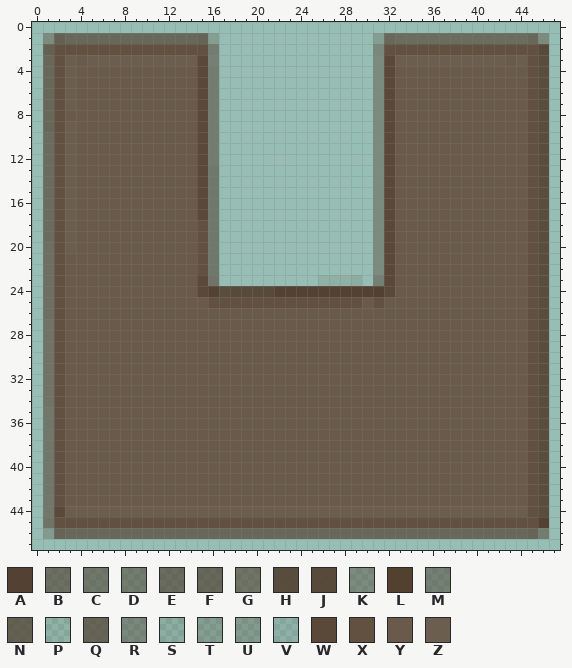
Pixel-art sprite -- Assets/Texture/block3.png. The picture above is the old version.
The file is 48x48 pixels. Pixels under 10% opacity are left out. Colours within 5 levels of each other are drawn and written as one.
Palette (. is transparent): A #503d2ef5  B #513e2d9d  C #513e2e8b  D #51402e84  E #513e2fa4  F #523e2eac  G #523e2f93  H #52402fe3  J #524030eb  K #53402f68  L #534130  M #523f317d  N #524131bd  P #55422f1b  Q #534031b6  R #54423270  S #55403224  T #55423242  U #5544334b  V #5846351d  W #5a4839  X #625040  Y #695a4b  Z #6b5c4df9
Pixels before, first column x 1:
 1 KNFFFFFFFFFFFFQT..............TFEEEEEEEEEEEEFK
 2 NXXXXXXXXXXXXXXD..............RXXXXXXXXXXXXXXJ
 3 FXZYZZZZZZZZZZWM..............KWZZZZZZZZZZYZXH
 4 FXZYYYYYYYYYYYWD..............KWYYYYYYYYYYYYXH
 5 FXZYYYYYYYYYYYWD..............KWYYYYYYYYYYYYXH
 6 FXZYYYYYYYYYYYWD..............KWYYYYYYYYYYYYXH
 7 FXZYYYYYYYYYYYWD..............KWYYYYYYYYYYYYXH
 8 FXYYYYYYYYYYYYWD..............KWYYYYYYYYYYYYXH
 9 FXZYYYYYYYYYYYWD..............KWYYYYYYYYYYYYXH
10 EXZYYYYYYYYYYYWD..............KWYYYYYYYYYYYYXH
11 EXZYYYYYYYYYYYWD..............KWYYYYYYYYYYYYXH
12 EXZYYYYYYYYYYYWD..............KWYYYYYYYYYYYYXH
13 EXZYYYYYYYYYYYWC..............KWYYYYYYYYYYYYXH
14 EXZYYYYYYYYYYYWC..............KWYYYYYYYYYYYYXH
15 EXZYYYYYYYYYYYWC..............KWYYYYYYYYYYYYXH
16 EXZYYYYYYYYYYYWC..............KWYYYYYYYYYYYYXH
17 EXZYYYYYYYYYYYWC..............KWYYYYYYYYYYYYXH
18 EXZYYYYYYYYYYYXC..............KWYYYYYYYYYYYYXH
19 EXZYYYYYYYYYYYXC..............KWYYYYYYYYYYYYXH
20 BXZYYYYYYYYYYYXC..............KWYYYYYYYYYYYYXH
21 BXYYYYYYYYYYYYXC..............KWYYYYYYYYYYYYXH
22 BXYYYYYYYYYYYYXC..............KWYYYYYYYYYYYYXH
23 BXYYYYYYYYYYYYWG.........PVPS.MWYYYYYYYYYYYYXH
24 BXYYYYYYYYYYYYWAHJJJJAAAAAAAAALWYYYYYYYYYYYYXH
25 BXYYYYYYYYYYYYYXXXXXXXXXXXXXXYXYYYYYYYYYYYYYXH
26 BXYYYYYYYYYYYYYYYYYYYYYYYYYYYYYYYYYYYYYYYYYYXH
27 GXYYYYYYYYYYYYYYYYYYYYYYYYYYYYYYYYYYYYYYYYYYXH
28 GXYYYYYYYYYYYYYYYYYYYYYYYYYYYYYYYYYYYYYYYYYYXH
29 GXYYYYYYYYYYYYYYYYYYYYYYYYYYYYYYYYYYYYYYYYYYXH
30 GXYYYYYYYYYYYYYYYYYYYYYYYYYYYYYYYYYYYYYYYYYYXH
31 GXYYYYYYYYYYYYYYYYYYYYYYYYYYYYYYYYYYYYYYYYYYXH
32 GXYYYYYYYYYYYYYYYYYYYYYYYYYYYYYYYYYYYYYYYYYYXH
33 GXYYYYYYYYYYYYYYYYYYYYYYYYYYYYYYYYYYYYYYYYYYXH
34 GXYYYYYYYYYYYYYYYYYYYYYYYYYYYYYYYYYYYYYYYYYYXH
35 CXYYYYYYYYYYYYYYYYYYYYYYYYYYYYYYYYYYYYYYYYYYXH
36 CXYYYYYYYYYYYYYYYYYYYYYYYYYYYYYYYYYYYYYYYYYYXH
37 CXYYYYYYYYYYYYYYYYYYYYYYYYYYYYYYYYYYYYYYYYYYXH
38 CXYYYYYYYYYYYYYYYYYYYYYYYYYYYYYYYYYYYYYYYYYYXH
39 CXYYYYYYYYYYYYYYYYYYYYYYYYYYYYYYYYYYYYYYYYYYXH
40 CXYYYYYYYYYYYYYYYYYYYYYYYYYYYYYYYYYYYYYYYYYYXH
41 CXYYYYYYYYYYYYYYYYYYYYYYYYYYYYYYYYYYYYYYYYYYXH
42 CXYYYYYYYYYYYYYYYYYYYYYYYYYYYYYYYYYYYYYYYYYYXH
43 CXYYYYYYYYYYYYYYYYYYYYYYYYYYYYYYYYYYYYYYYYYYXH
44 CWZZZZZZZZZZZZZZZZZZZZZZZZZZZZZZZZZZZZZZZZZZXH
45 GXXXXXXXXXXXXXXXXXXXXXXXXXXXXXXXXXXXXXXXXXXXXA
46 UQFFFFFFFFFFFFFFFFFFFFFFFFFFFFFFFFFFFFFFFFFFQD
After the commit:
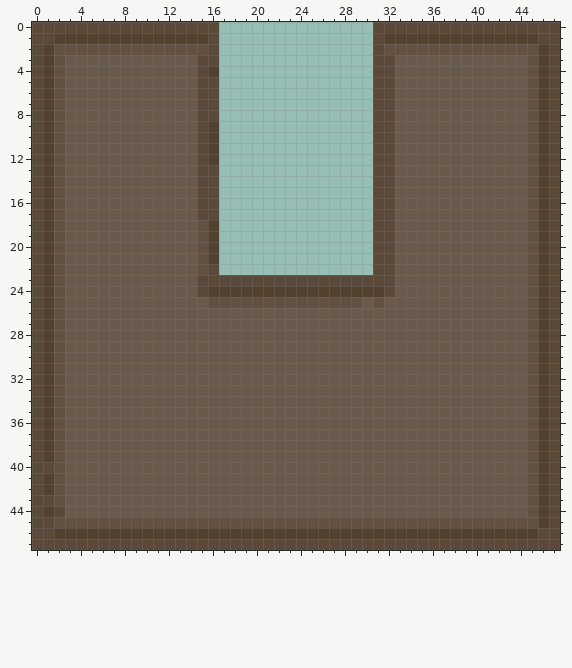
Diff:
Changed rows in their new state; - is an unchanged pixel.
first column x 0:
 0 WWWWWWWWWWWWWWWWW--------------WWWWWWWWWWWWWWWWW
 1 WWLLLLLLLLLLLLLLW--------------WLLLLLLLLLLLLLLWW
 2 WL--------------W--------------W--------------LW
 3 WL-Y-YYYYYYYYYY-W--------------W-YYYYYYYYYY-Y-LW
 4 WL-Y------------L--------------W--------------LW
 5 WL-Y------------W--------------W--------------LW
 6 WL-Y------------W--------------W--------------LW
 7 WL-Y------------W--------------W--------------LW
 8 WL--------------W--------------W--------------LW
 9 WL-Y------------L--------------W--------------LW
10 WL-Y------------L--------------W--------------LW
11 WL-Y------------L--------------W--------------LW
12 WL-Y------------L--------------W--------------LW
13 WL-Y------------W--------------W--------------LW
14 WL-Y------------W--------------W--------------LW
15 WL-Y------------W--------------W--------------LW
16 WL-Y------------W--------------W--------------LW
17 WL-Y------------W--------------W--------------LW
18 WL-Y------------L--------------W--------------LW
19 WL-Y------------L--------------W--------------LW
20 WL-Y------------L--------------W--------------LW
21 WL--------------L--------------W--------------LW
22 WL--------------W--------------W--------------LW
23 WL--------------WWWWWWWWWWWWWWWW--------------LW
24 WL--------------LLLLLLLLLLLLLLL---------------LW
25 WL--------------------------------------------LW
26 WL--------------------------------------------LW
27 WL--------------------------------------------LW
28 WL--------------------------------------------LW
29 WL--------------------------------------------LW
30 WL--------------------------------------------LW
31 WL--------------------------------------------LW
32 WL--------------------------------------------LW
33 WL--------------------------------------------LW
34 WL--------------------------------------------LW
35 WL--------------------------------------------LW
36 WL--------------------------------------------LW
37 WL--------------------------------------------LW
38 WL--------------------------------------------LW
39 WL--------------------------------------------LW
40 WW--------------------------------------------LW
41 WL--------------------------------------------LW
42 WL--------------------------------------------LW
43 WW--------------------------------------------LW
44 WL-YYYYYYYYYYYYYYYYYYYYYYYYYYYYYYYYYYYYYYYYYY-LW
45 WW--------------------------------------------LW
46 WWLLLLLLLLLLLLLLLLLLLLLLLLLLLLLLLLLLLLLLLLLLLLWW
47 WWWWWWWWWWWWWWWWWWWWWWWWWWWWWWWWWWWWWWWWWWWWWWWW
Changed places in both pictures, as pixel boxes (x1, y1, x2, y2):
changed: (32, 22, 560, 550)
